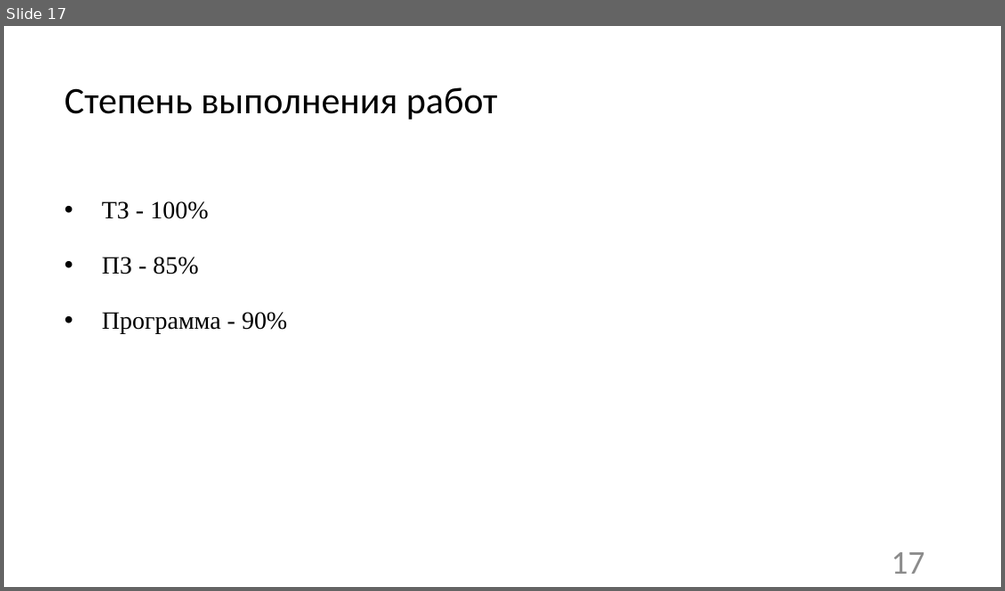
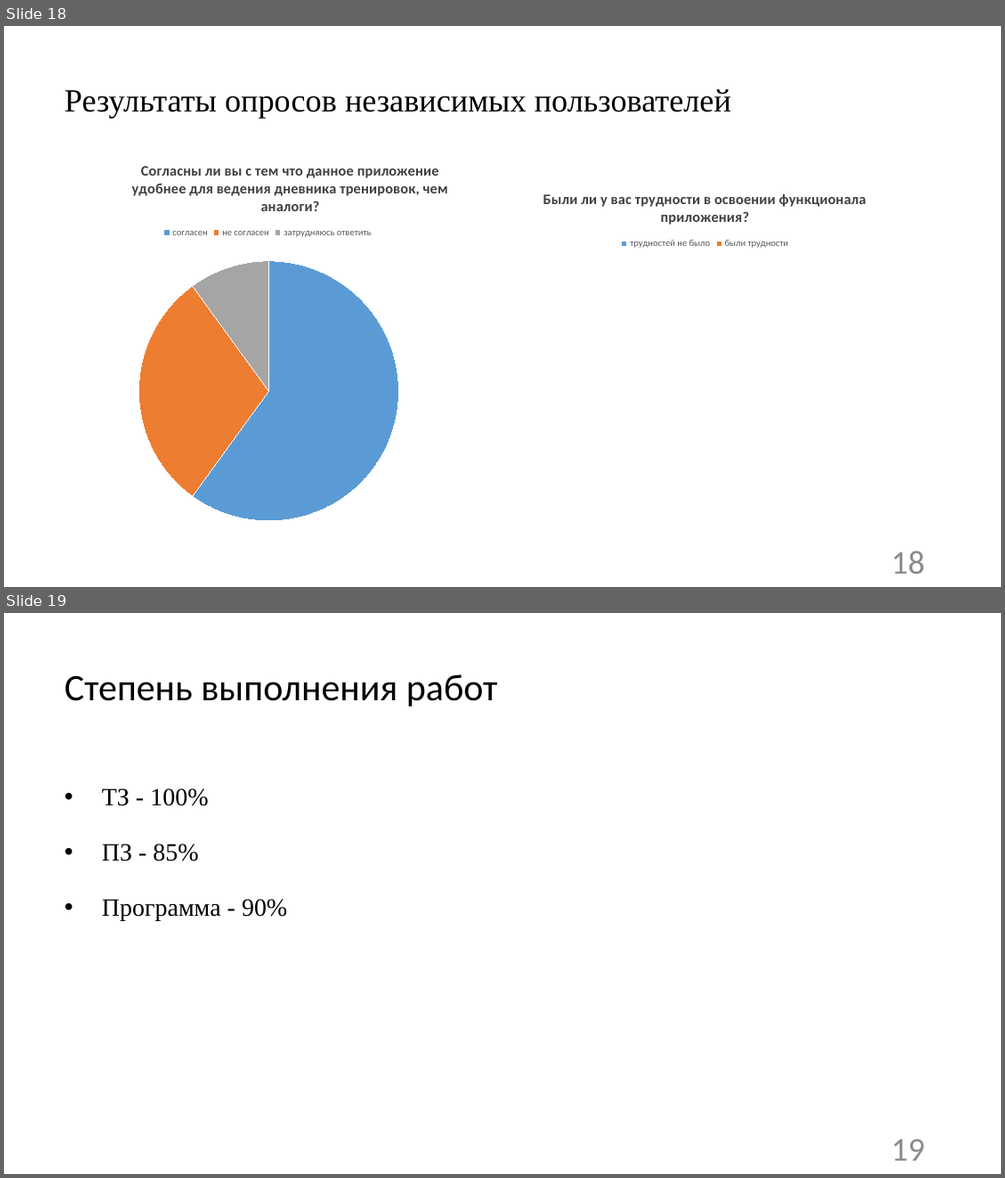
Before and after one commit to vadimgilka/SportApp, a slide deck: Documentation/Documentation Frontend/предзащита.pptx. Shown one above the other, each under a label of ours: slide 17 before the commit, slides 18 and 19 after it. The pictures are 1005x591 and 1005x1178 pixels, drawn with LibreOffice and Linux fonts; fonts in the diff are those of the drawing. Boxes give left, top, right and bottom in pixels: in the first picture for what was removed or moved away, otherwise in the second. Text is boxed around its words. In the diff, an @@ line names an element or a change of style, - is before the commit and + after.

```diff
--- a/Documentation/Documentation Frontend/предзащита.pptx
+++ b/Documentation/Documentation Frontend/предзащита.pptx
@@ slide 18 added at box(4, 26, 1001, 587), background #FFFFFF @@
@@ title added at box(65, 89, 731, 118), 31.1 pt, text #000000 @@
+Результаты опросов независимых пользователей
@@ pie chart added at box(57, 155, 481, 531) @@
+title "Согласны ли вы с тем что данное приложение удобнее для ведения дневника тренировок, чем аналоги?"
+categories: согласен, не согласен, затрудняюсь ответить
+Series 1: 60, 30, 10
@@ pie chart added at box(493, 176, 917, 532) @@
+title "Были ли у вас трудности в освоении функционала приложения?"
+categories: трудностей не было, были трудности
+Series 1: 90, 10
+Series 2: -, -, -, -
@@ page number added at box(891, 550, 925, 573), 32 pt, text #8C8C8C @@
+18
@@ what was slide 17 is now slide 19 @@
@@ page number at box(891, 1139, 925, 1160): text changed @@
-17
+19
```
Also in this commit, not shown: 1 slide changed, 1 other slide added, 1 other file.
